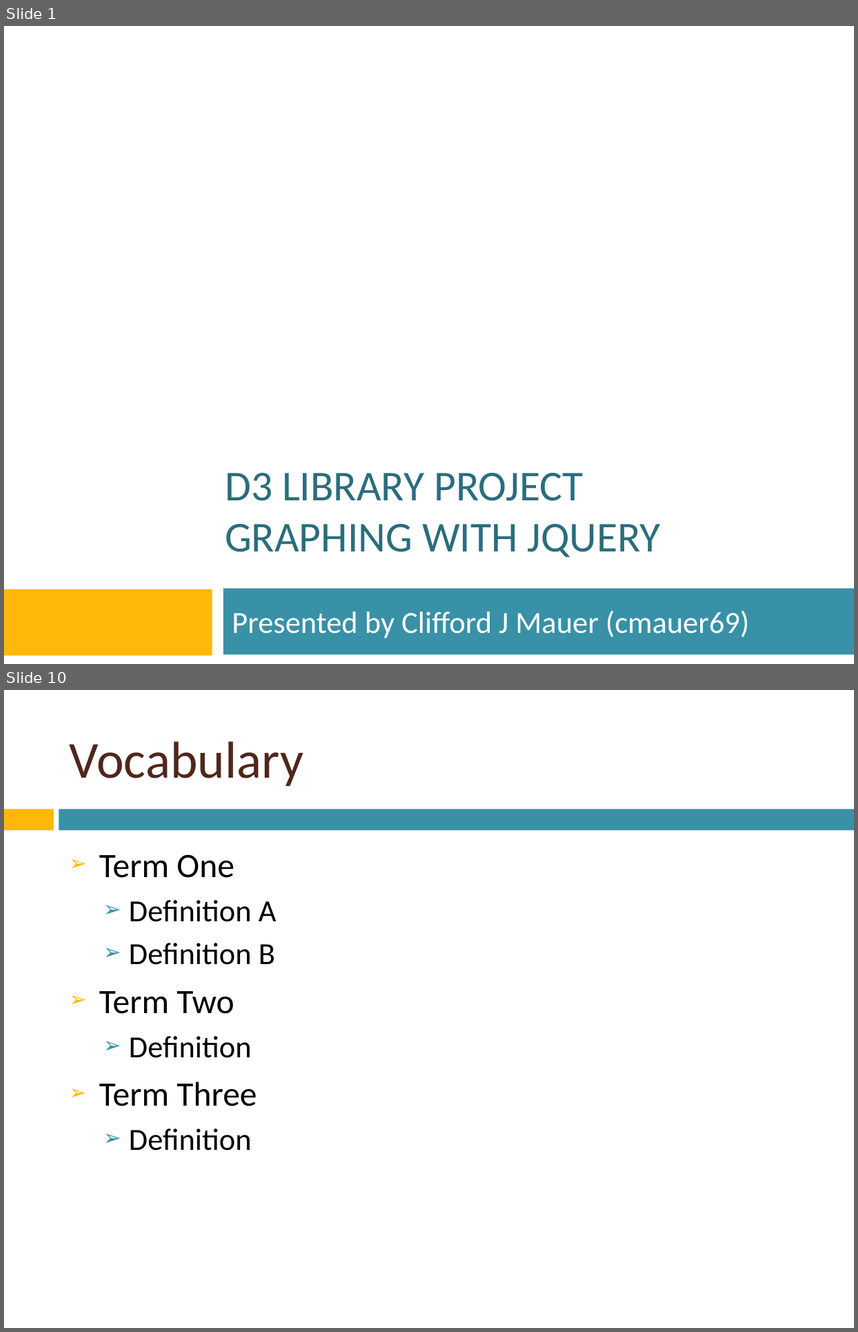
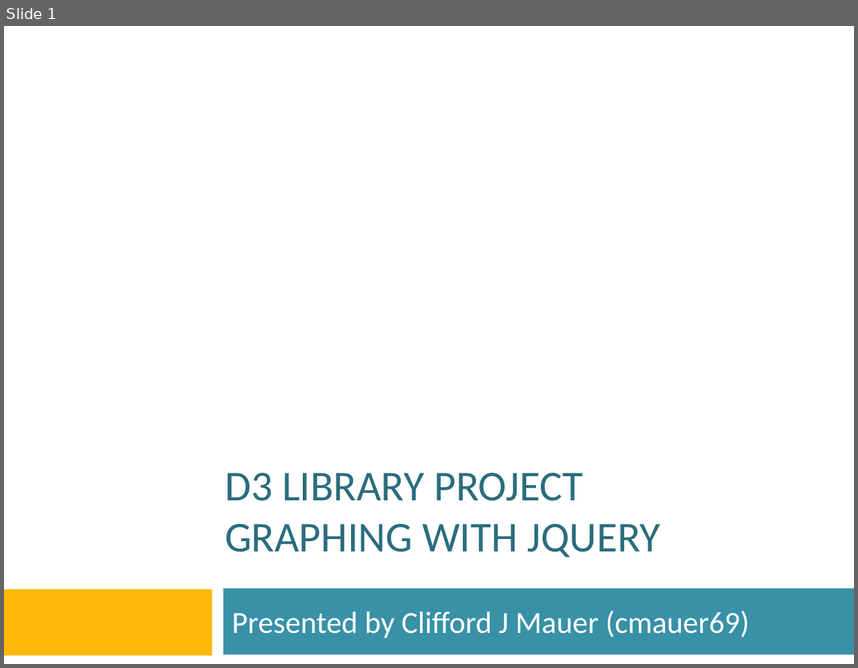
Before and after one commit to htc-ccis2591/js-library-project, a slide deck: D3-Library-project.pptx. Shown one above the other, each under a label of ours: slides 1 and 10 before the commit, slide 1 after it; the slides between them are not shown. The pictures are 858x1332 and 858x668 pixels, drawn with LibreOffice and Linux fonts; fonts in the diff are those of the drawing; background and template pictures are left out. Boxes give left, top, right and bottom in pixels: in the first picture for what was removed or moved away, otherwise in the second. Text is boxed around its words. In the diff, an @@ line names an element or a change of style, - is before the commit and + after.

```diff
--- a/D3-Library-project.pptx
+++ b/D3-Library-project.pptx
@@ slide 10 removed at (4, 690, 854, 1328), background picture (left out) @@
@@ title removed at (70, 741, 304, 786) @@
-Vocabulary
@@ rectangle removed at (4, 809, 53, 830) @@
@@ rectangle removed at (59, 809, 854, 830) @@
@@ text removed at (99, 854, 277, 1150) @@
-➢ Term One
-  ➢ Definition A
-  ➢ Definition B
-➢ Term Two
-  ➢ Definition
-➢ Term Three
-  ➢ Definition
```
Also in this commit, not shown: 3 slides changed, 16 slides added, 15 other slides removed.
